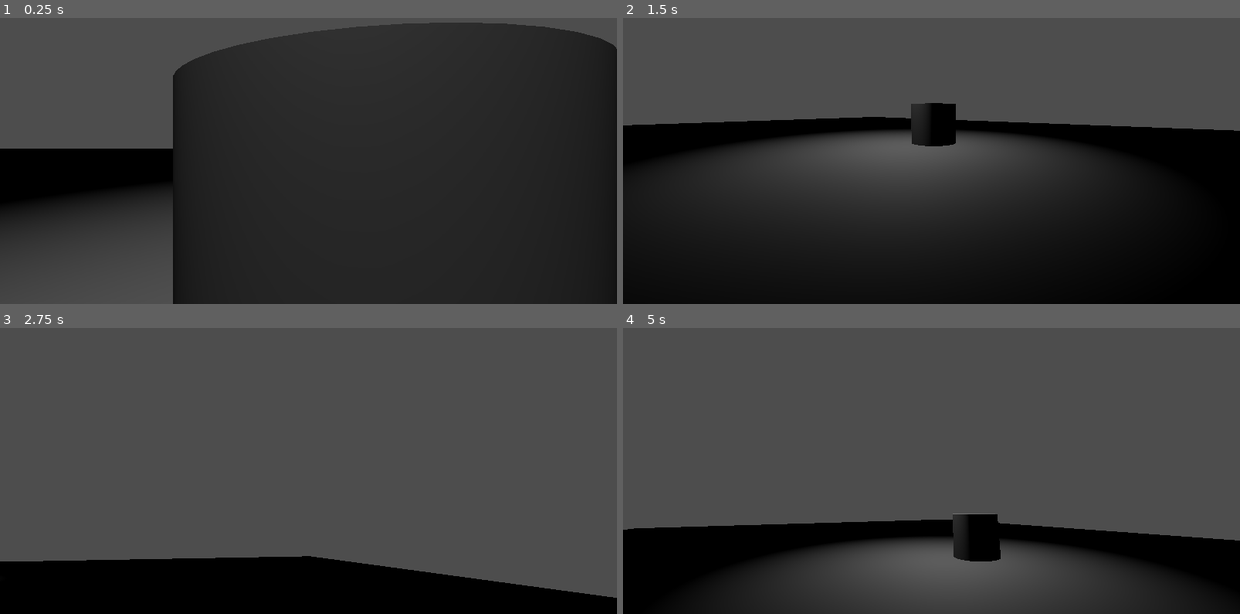
Above: before the commit, frames 1-4 (two rows, left to right).
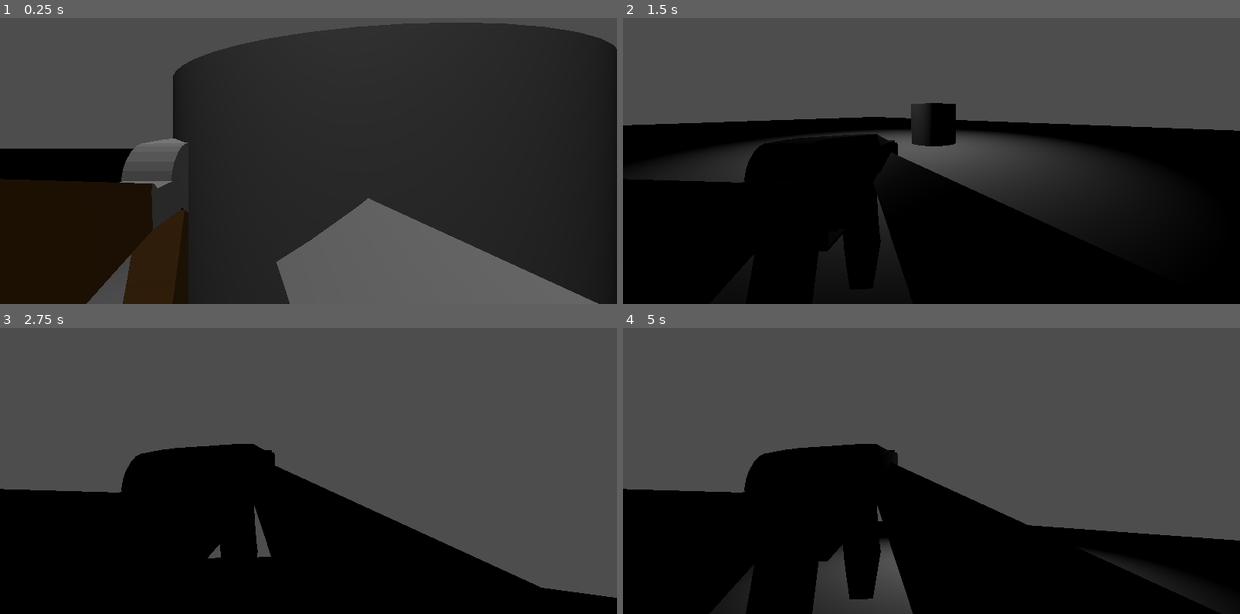
Above: after the commit, the same moments.

Repository: lostlp09/stimulationfps
Game: Godot game, scene res://node_3d.tscn
The game is run twice, just before and just after one commit, with the same random seed, the same clock (stepped at 60 frames per second) and the same inputs.
Inputs (mouse positions are in pixels of both pictures, inside the frame that each line leads up to):
- Up to frame 1 (0.25 s): no input
- Up to frame 2 (1.5 s): tap Enter at 0.5 s; move the mouse to (1067, 112) at 0.52 s; hold D (right) 0.53-1.28 s; tap Space (jump) at 0.77 s; move the mouse to (808, 146) at 1.27 s; hold S (back) from 1.28 s (still down)
- Up to frame 3 (2.75 s): tap Space (jump) at 1.52 s; move the mouse to (370, 365) at 2.02 s; release S (back) at 2.03 s; hold D (right) from 2.03 s (still down)
- Up to frame 4 (5 s): move the mouse to (900, 511) at 2.77 s; release D (right) at 2.78 s; hold W (forward) 2.78-3.53 s; tap Space (jump) at 3.02, 3.77, 4.52 s; move the mouse to (1116, 493) at 3.52 s; hold A (left) from 3.53 s (still down); move the mouse to (746, 388) at 4.27 s

The runs differ from the first frame. In frame 1, 22% of the frame differs, in the area x 0-97%, y 42-100%; in frame 2, 17%; in frame 3, 21%; in frame 4, 23%, in the area x 0-93%, y 40-100%.

Commit message:
added hands/Weapon

Diff:
--- a/stimulationshooter/beanplayer.gd
+++ b/stimulationshooter/beanplayer.gd
@@ -3,9 +3,5 @@
 
 # Called when the node enters the scene tree for the first time.
 func _ready() -> void:
-	pass # Replace with function body.
-
-
-# Called every frame. 'delta' is the elapsed time since the previous frame.
-func _process(delta: float) -> void:
-	pass
+	Input.set_mouse_mode(Input.MOUSE_MODE_CAPTURED)
+	Input.set_mouse_mode(Input.MOUSE_MODE_HIDDEN)
--- a/stimulationshooter/camerascript.gd
+++ b/stimulationshooter/camerascript.gd
@@ -1,5 +1,6 @@
 extends MeshInstance3D
 @onready var playerCamera:Camera3D = $"../../../Camera3D"
+
 
 # Called when the node enters the scene tree for the first time.
 
@@ -7,6 +8,7 @@
 var pitch:float = 0.0
 
 func _input(event: InputEvent) -> void:
+
 
 
 
--- a/stimulationshooter/node_3d.tscn
+++ b/stimulationshooter/node_3d.tscn
@@ -1,8 +1,9 @@
-[gd_scene load_steps=11 format=3 uid="uid://ck3b3856hxyq0"]
+[gd_scene load_steps=13 format=3 uid="uid://ck3b3856hxyq0"]
 
 [ext_resource type="Script" uid="uid://cow37h60cjnxk" path="res://character_body_3d.gd" id="1_a0tk4"]
 [ext_resource type="Script" uid="uid://bt5lr7xcp3anb" path="res://camerascript.gd" id="1_a202f"]
 [ext_resource type="Script" uid="uid://kyp1l33vrw5i" path="res://beanplayer.gd" id="1_noarx"]
+[ext_resource type="PackedScene" uid="uid://cgi8lj5rvmlk7" path="res://ak47.fbx" id="4_r3fl7"]
 
 [sub_resource type="CylinderMesh" id="CylinderMesh_a202f"]
 
@@ -13,6 +14,8 @@
 [sub_resource type="CapsuleMesh" id="CapsuleMesh_a202f"]
 
 [sub_resource type="BoxMesh" id="BoxMesh_noarx"]
+
+[sub_resource type="BoxMesh" id="BoxMesh_r3fl7"]
 
 [sub_resource type="BoxMesh" id="BoxMesh_a0tk4"]
 
@@ -35,6 +38,7 @@
 shape = SubResource("CapsuleShape3D_r3fl7")
 
 [node name="Beanplayer" type="MeshInstance3D" parent="CharacterBody3D"]
+transform = Transform3D(1, 0, 0, 0, 1, 0, 0, 0, 1, -0.0117502, 0, 0.00926328)
 mesh = SubResource("CapsuleMesh_a202f")
 skeleton = NodePath("../..")
 script = ExtResource("1_noarx")
@@ -45,8 +49,19 @@
 skeleton = NodePath("../../..")
 script = ExtResource("1_a202f")
 
+[node name="Node3D" type="Node3D" parent="CharacterBody3D"]
+transform = Transform3D(0.999912, -0.004365, -0.0125069, 0.00430075, 0.999977, -0.00516029, 0.0125292, 0.00510605, 0.999908, -0.232174, -0.0855119, -0.522636)
+
 [node name="Camera3D" type="Camera3D" parent="."]
-transform = Transform3D(1, 0, 0, 0, 1, 0, 0, 0, 1, 0.23163, 0.866244, -0.473661)
+transform = Transform3D(1, 0, 0, 0, 1, 0, 0, 0, 1, -0.00760126, 1.84519, 0.00175661)
+
+[node name="ak47" parent="Camera3D" instance=ExtResource("4_r3fl7")]
+transform = Transform3D(-0.00162054, -0.000807526, -0.188673, -0.000668621, 0.184996, -0.000811505, 0.129559, 0.000944619, -0.00236413, -0.219196, -0.429587, -0.702882)
+
+[node name="Hand" type="MeshInstance3D" parent="Camera3D/ak47"]
+transform = Transform3D(6.79773, -0.231049, 0.24986, 0.162723, 0.430043, 0.656242, -1.57885, -0.42647, 0.572284, 1.5688, 1.36017, -1.13353)
+mesh = SubResource("BoxMesh_r3fl7")
+skeleton = NodePath("../../..")
 
 [node name="StaticBody3D" type="StaticBody3D" parent="."]
 
Not shown: 1 places in stimulationshooter/Test.tscn that only renumber resources
Binary file added: stimulationshooter/ak47.fbx
Not shown, added: stimulationshooter/ak47.fbx.import
